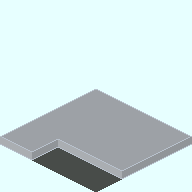
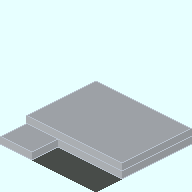
Layer changes from the first 192px x 192px image to the second:
painted on "Base_Plate_3x3.png" over [26, 81, 192, 170]
